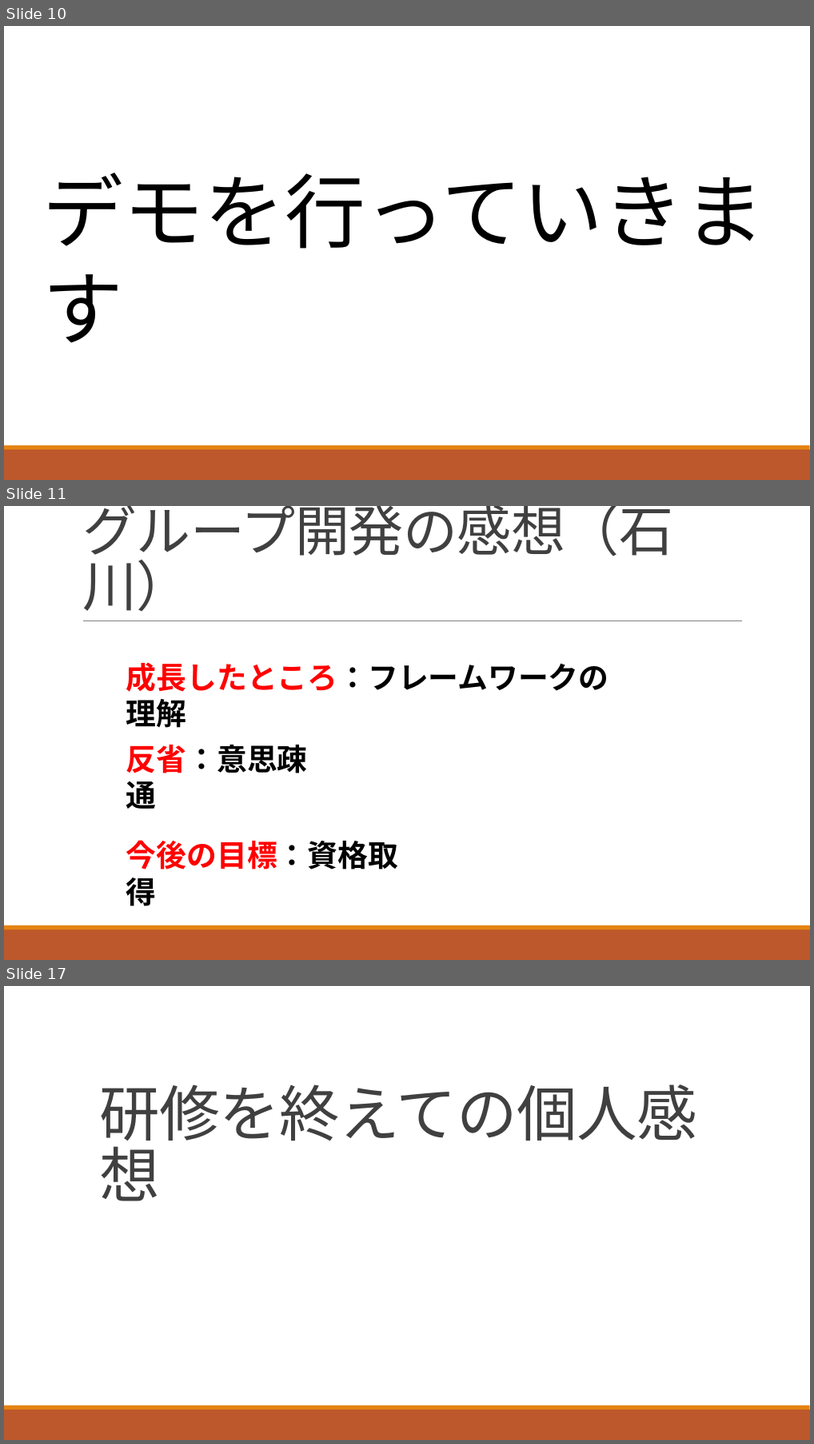
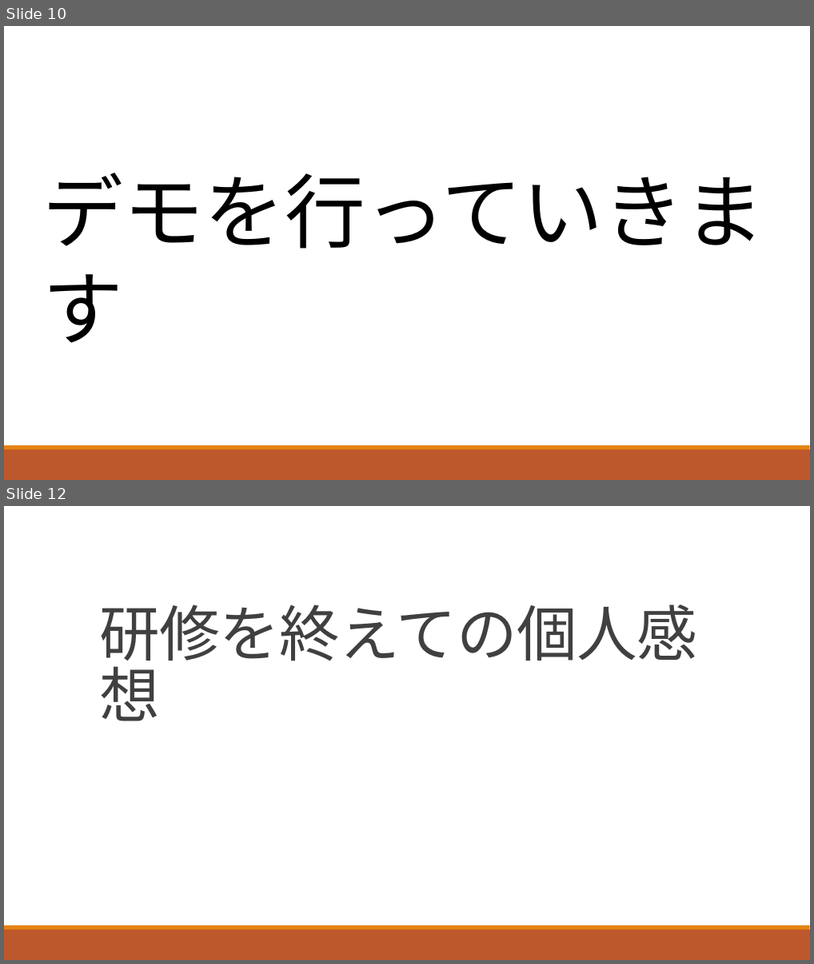
Before and after one commit to ShunjiYamamoto/groupA, a slide deck: 9.発表資料/グループ開発_Aグループ発表資料.pptx. Shown one above the other, each under a label of ours: slides 10, 11 and 17 before the commit, slides 10 and 12 after it; the slides between them are not shown. The pictures are 814x1444 and 814x964 pixels, drawn with LibreOffice and Linux fonts; fonts in the diff are those of the drawing. Boxes give left, top, right and bottom in pixels: in the first picture for what was removed or moved away, otherwise in the second. Text is boxed around its words. In the diff, an @@ line names an element or a change of style, - is before the commit and + after.

Commit message:
発表資料を修正しました。

```diff
--- a/9.発表資料/グループ開発_Aグループ発表資料.pptx
+++ b/9.発表資料/グループ開発_Aグループ発表資料.pptx
@@ slide 11 removed at (4, 506, 810, 960), background #FFFFFF; not listed: 2 template elements that a slide beside it also shows @@
@@ title removed at (82, 506, 674, 612) @@
-グループ開発の感想（石川）
@@ line removed from (83, 621) to (742, 621) @@
@@ text removed at (126, 662, 610, 728) @@
-成長したところ：フレームワークの理解
@@ text removed at (126, 744, 308, 808) @@
-反省：意思疎通
@@ text removed at (126, 840, 398, 906) @@
-今後の目標：資格取得
@@ what was slide 17 is now slide 12 @@
```
Also in this commit, not shown: 2 slides changed, 4 other slides removed.
